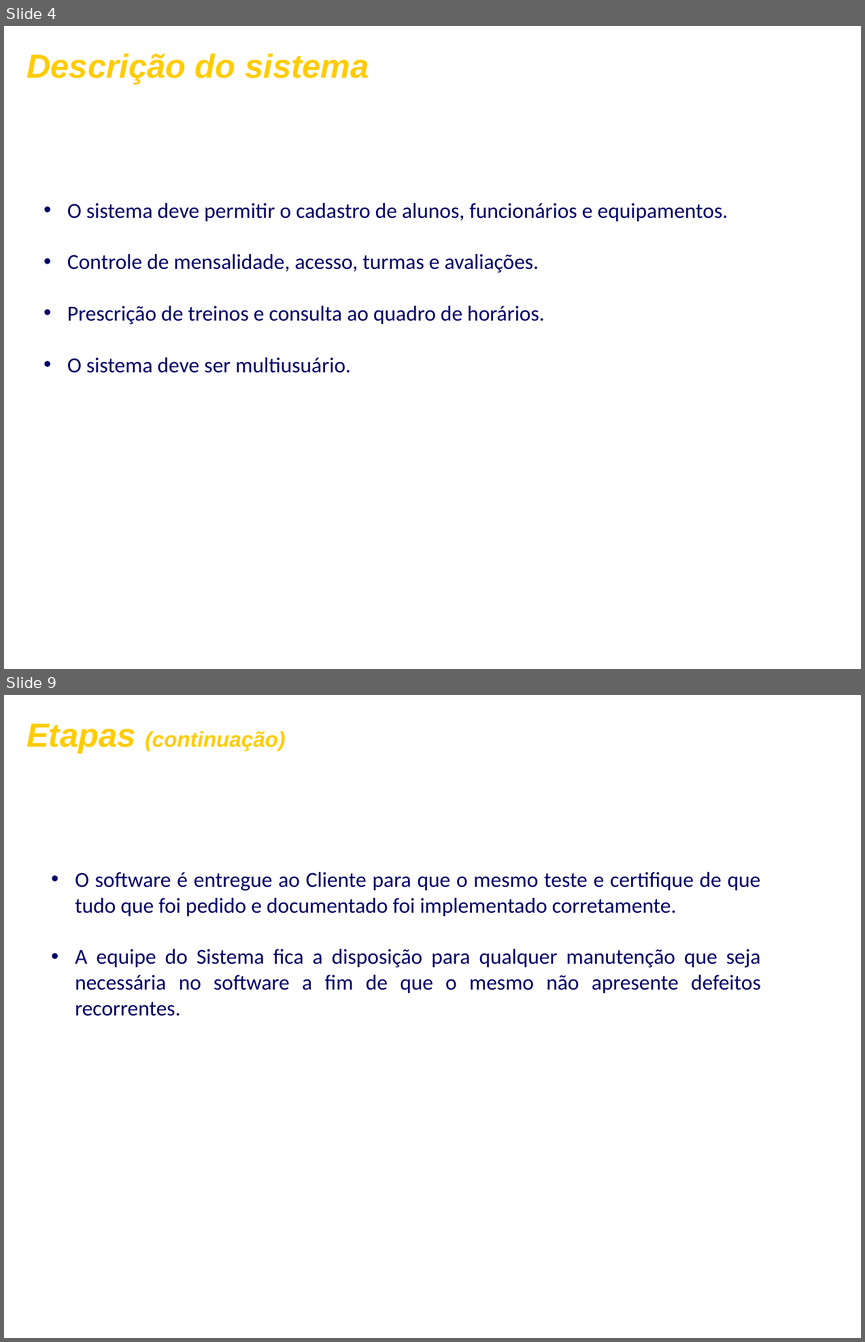
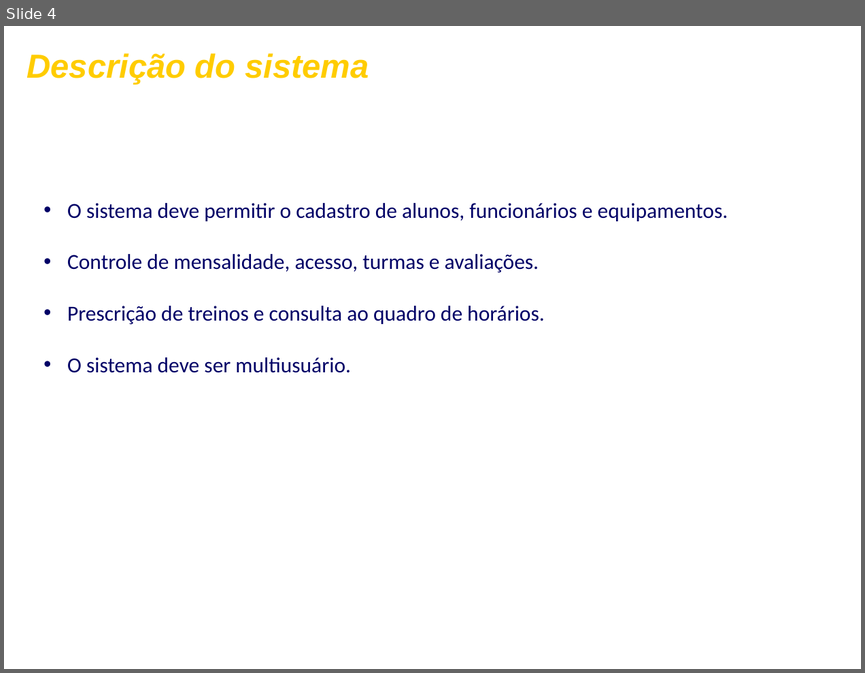
Before and after one commit to FrancescoBeghelli/TrabalhoES, a slide deck: ApresentaçãoFormatada.ppt. Shown one above the other, each under a label of ours: slides 4 and 9 before the commit, slide 4 after it; the slides between them are not shown. The pictures are 865x1342 and 865x673 pixels, drawn with LibreOffice and Linux fonts; fonts in the diff are those of the drawing; background and template pictures are left out. Boxes give left, top, right and bottom in pixels: in the first picture for what was removed or moved away, otherwise in the second. Text is boxed around its words. In the diff, an @@ line names an element or a change of style, - is before the commit and + after.

```diff
--- a/ApresentaçãoFormatada.ppt
+++ b/ApresentaçãoFormatada.ppt
@@ slide 9 removed at bbox=[4, 695, 861, 1338], background picture (left out) @@
@@ text removed at bbox=[26, 724, 285, 753] @@
-Etapas (continuação)
@@ text removed at bbox=[75, 872, 761, 1016] @@
-• O software é entregue ao Cliente para que o mesmo teste e certifique de que tudo que foi pedido e documentado foi implementado corretamente.
-• A equipe do Sistema fica a disposição para qualquer manutenção que seja necessária no software a fim de que o mesmo não apresente defeitos recorrentes.
```
Also in this commit, not shown: 6 slides changed, 3 slides added, 2 other slides removed.
